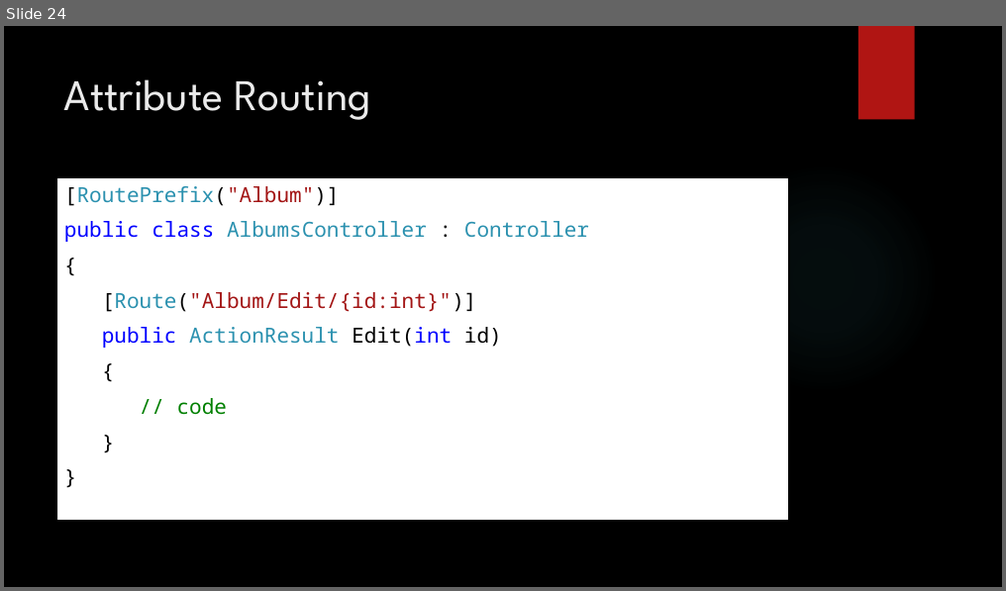
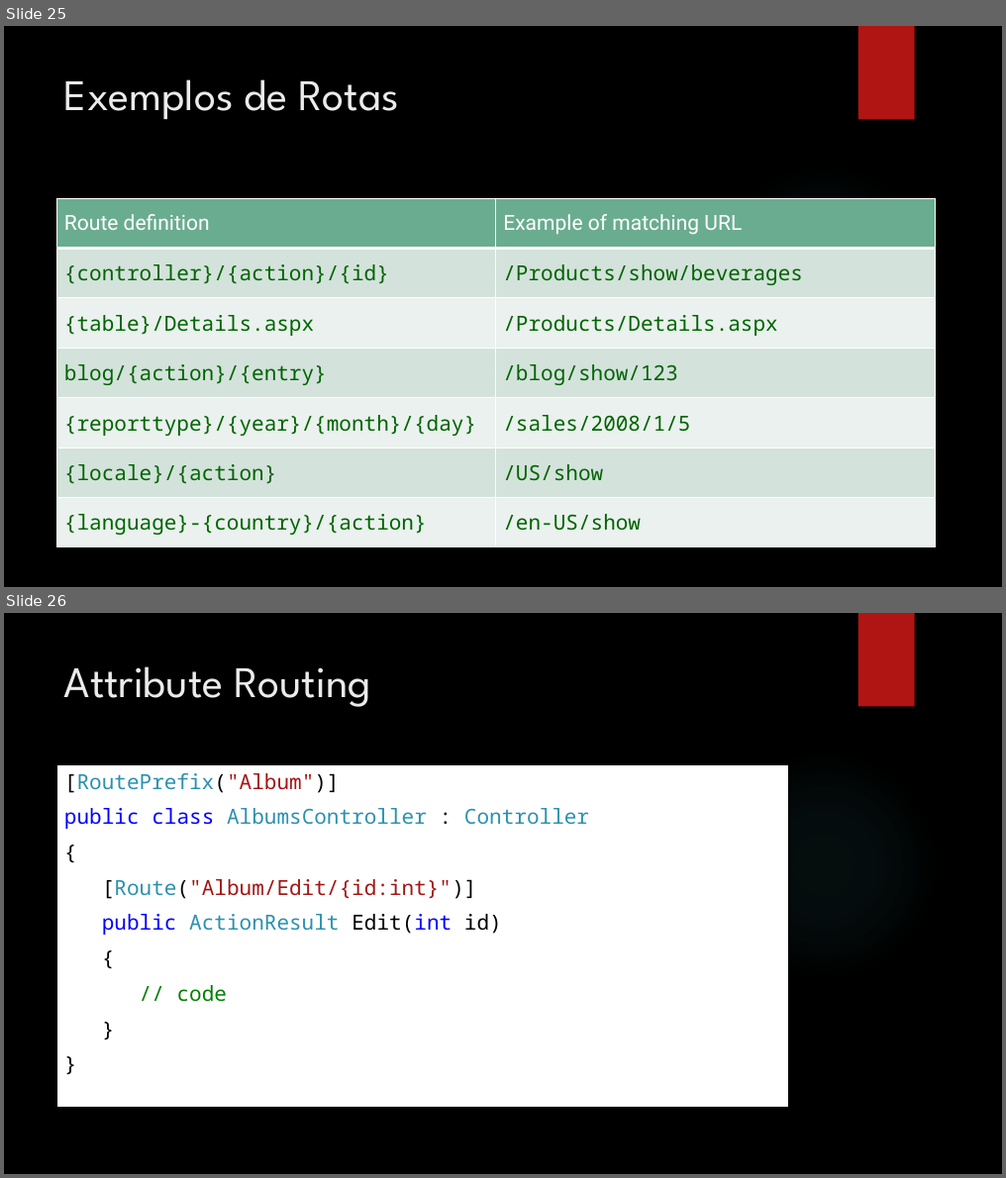
Before and after one commit to leolana/AspnetMvcLab, a slide deck: Presentation/AspNetMvc.pptx. Shown one above the other, each under a label of ours: slide 24 before the commit, slides 25 and 26 after it. The pictures are 1006x591 and 1006x1178 pixels, drawn with LibreOffice and Linux fonts; fonts in the diff are those of the drawing; background and template pictures are left out. Boxes give left, top, right and bottom in pixels: in the first picture for what was removed or moved away, otherwise in the second. Text is boxed around its words. In the diff, an @@ line names an element or a change of style, - is before the commit and + after.

```diff
--- a/Presentation/AspNetMvc.pptx
+++ b/Presentation/AspNetMvc.pptx
@@ slide 25 added at [4,26,1002,587], background picture (left out); not listed: 2 template elements that a slide beside it also shows @@
@@ title added at [64,79,399,119], 42 pt, text #EBEBEB @@
+Exemplos de Rotas
@@ table added at [57,198,936,548], 7 rows, 2 columns @@
+Route definition | Example of matching URL
+{controller}/{action}/{id} | /Products/show/beverages
+{table}/Details.aspx | /Products/Details.aspx
+blog/{action}/{entry} | /blog/show/123
+{reporttype}/{year}/{month}/{day} | /sales/2008/1/5
+{locale}/{action} | /US/show
+{language}-{country}/{action} | /en-US/show
@@ what was slide 24 is now slide 26 @@
```
Also in this commit, not shown: 6 slides changed, 1 other slide added.
